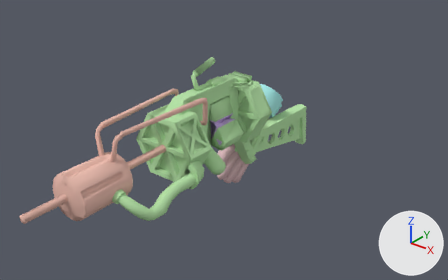
The Blender file models/BlenderFiles/gauss.blend, before and after one commit.
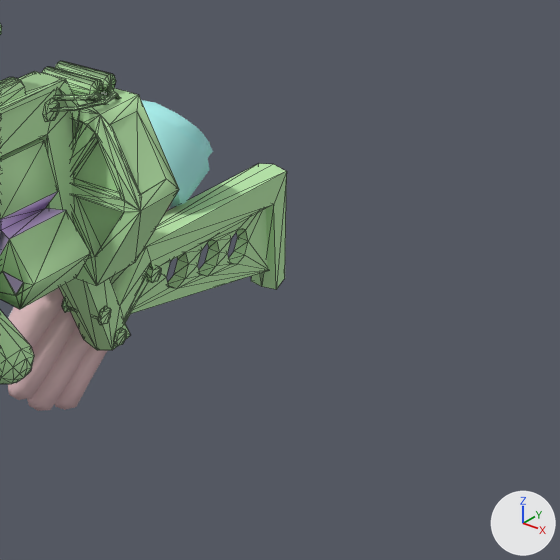
Each version is shown whole from a 50 mm lens placed at (23.8, -49.8, 79.1), pointed at (-5.0, -13.7, 56.7), then close up on the part from 48% to 88% of the width and 19% to 82% of the height. Arrows for +X, +Y and +Z are at lower right; the lights stay in place. The close-ups show mesh edges as thin lines.

Names of what the first close-up shows: 'v_gauss_reference', 'v_gauss_v_gordon_hands_reference'.
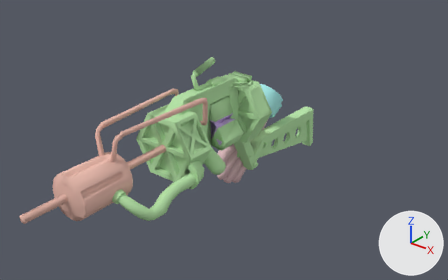
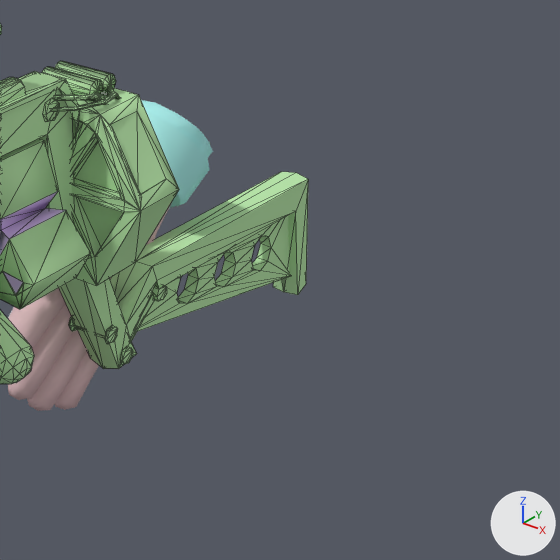
The change, as a diff of the scene's bpy script:
```diff
--- a/models/BlenderFiles/gauss.blend.py
+++ b/models/BlenderFiles/gauss.blend.py
@@ me_v_gauss_reference @@
 # used by ob_v_gauss_reference; location = (0.0, 0.0, 0.0)
-me_v_gauss_reference.from_pydata(...)  # 1597 vertices, 2788 faces; spans x -11.7..-4.5, y -31.0..4.8, z 48.6..62.2
+me_v_gauss_reference.from_pydata(...)  # 1597 vertices, 2788 faces; spans x -11.7..-4.5, y -31.0..6.4, z 47.7..62.2
+# me_v_gauss_reference part 1: the loose piece of 20 vertices spanning x -8.3..-8.1, y -5.7..-3.8, z 50.4..52.1 is moved by (0.0, 0.4, -0.8)
+# me_v_gauss_reference part 2: the loose piece of 21 vertices spanning x -9.1..-7.9, y -4.0..-3.3, z 51.8..52.4 is moved by (0.0, 0.4, -0.8)
+# me_v_gauss_reference part 3: the loose piece of 14 vertices spanning x -7.8..-7.7, y -6.0..-5.3, z 50.4..51.0 is moved by (0.0, 0.4, -0.8)
+# me_v_gauss_reference part 4: the loose piece of 77 vertices spanning x -9.3..-7.7, y -6.8..-6.2, z 51.5..52.1 is moved by (0.0, 0.4, -0.8)
+# me_v_gauss_reference part 5: 27 of the vertices in x -9.2..-7.7, y -5.9..-3.7, z 50.1..53.3 are moved by (0.0, 0.4, -0.8)
+# me_v_gauss_reference part 6: all 16 vertices in x -8.7..-8.3, y -2.5..-1.2, z 50.8..52.1 are moved by (0.0, 0.7, -0.8)
+# me_v_gauss_reference part 7: all 16 vertices in x -8.7..-8.3, y -0.6..0.7, z 50.5..51.9 are moved by (0.0, 1.1, -0.8)
+# me_v_gauss_reference part 8: all 34 vertices in x -9.1..-7.9, y 1.2..4.8, z 48.6..53.2 are moved by (0.0, 1.5, -0.8)
 me_v_gauss_reference.materials.append(mat_v_gauss_reference_bmp)
```

Where the change shows, as pixel boxes [x1, y1, x2, y2] in the close-ups (560 x 560 px; the box of a moved part takes in the faces that stretch with it):
'v_gauss_reference', reshaped
    before: [0, 24, 287, 384]
    after: [0, 24, 308, 384]
part 1 of me_v_gauss_reference, moved or reshaped
    before: [124, 276, 149, 323]
    after: [130, 295, 154, 342]
part 2 of me_v_gauss_reference, moved or reshaped
    before: [145, 266, 161, 282]
    after: [151, 285, 167, 301]
part 3 of me_v_gauss_reference, moved or reshaped
    before: [114, 327, 127, 346]
    after: [120, 346, 133, 365]
part 4 of me_v_gauss_reference, moved or reshaped
    before: [62, 298, 111, 325]
    after: [69, 316, 118, 344]
part 5 of me_v_gauss_reference, moved or reshaped
    before: [59, 163, 286, 350]
    after: [59, 172, 308, 369]
part 6 of me_v_gauss_reference, moved or reshaped
    before: [131, 253, 265, 314]
    after: [138, 268, 290, 331]
part 7 of me_v_gauss_reference, moved or reshaped
    before: [178, 218, 268, 288]
    after: [187, 226, 290, 304]
part 8 of me_v_gauss_reference, moved or reshaped
    before: [229, 171, 287, 289]
    after: [252, 182, 308, 295]
